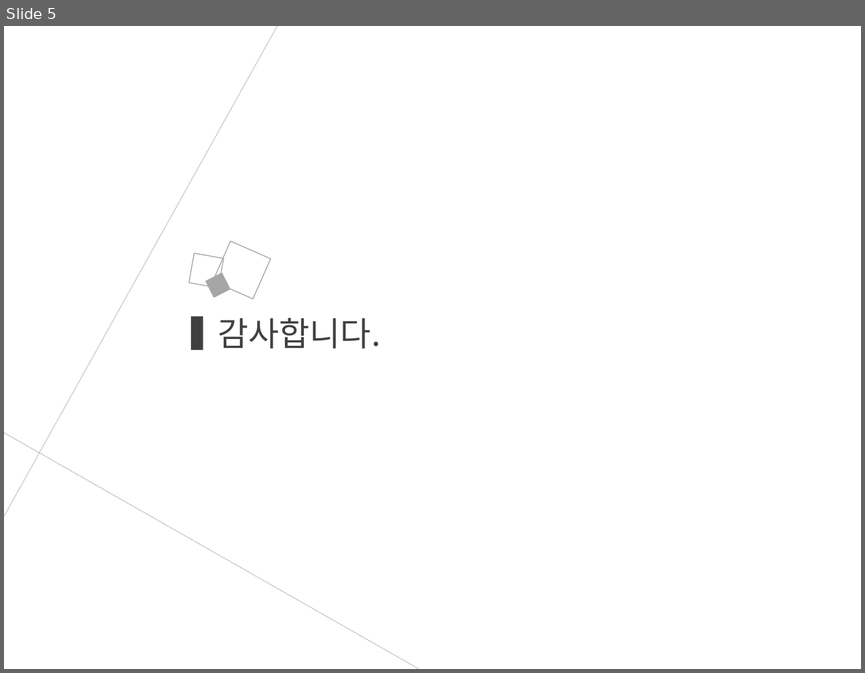
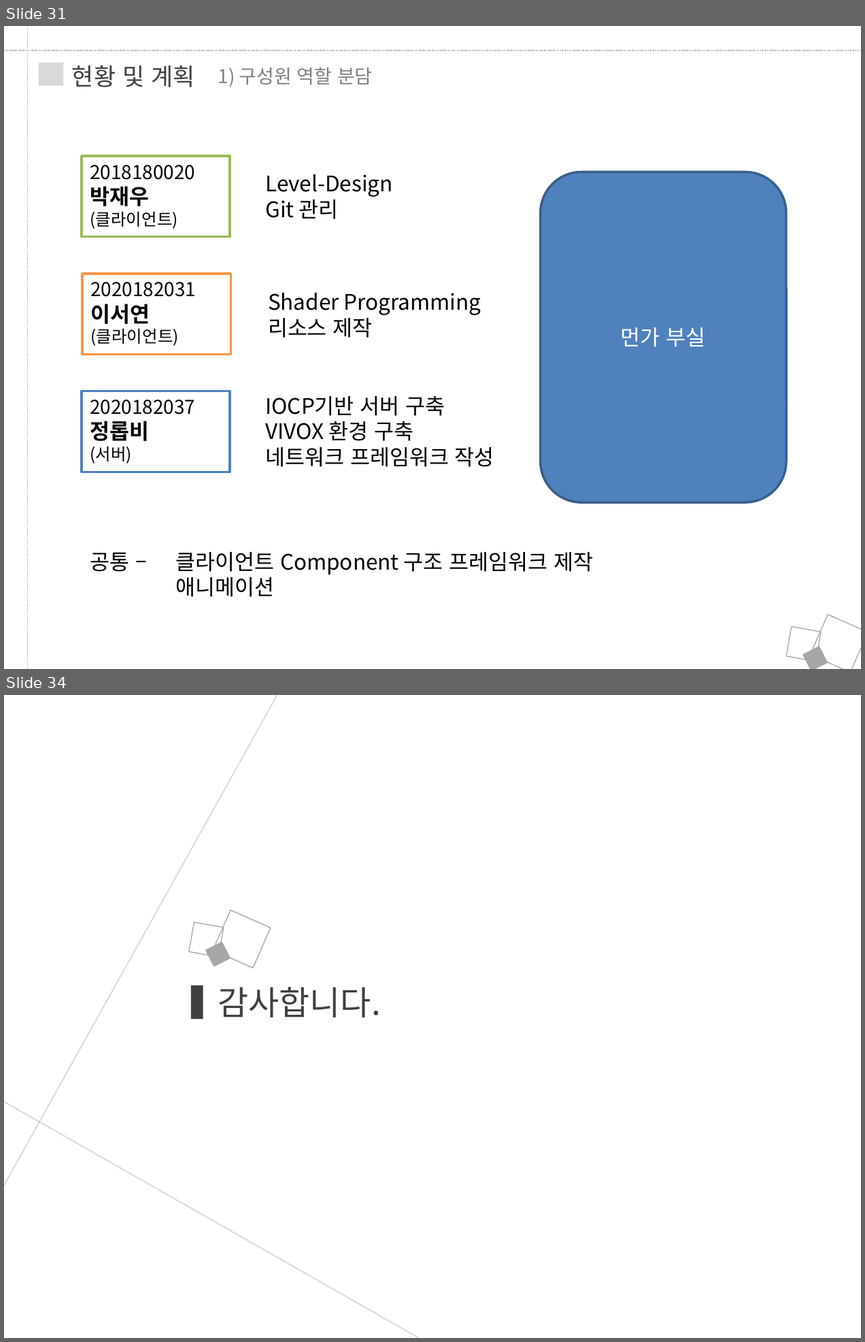
Before and after one commit to JungRobbi/ZolZak, a slide deck: Document/ppt.pptx. Shown one above the other, each under a label of ours: slide 5 before the commit, slides 31 and 34 after it; the slides between them are not shown. The pictures are 865x673 and 865x1342 pixels, drawn with LibreOffice and Linux fonts; fonts in the diff are those of the drawing. Boxes give left, top, right and bottom in pixels: in the first picture for what was removed or moved away, otherwise in the second. Text is boxed around its words. In the diff, an @@ line names an element or a change of style, - is before the commit and + after.

```diff
--- a/Document/ppt.pptx
+++ b/Document/ppt.pptx
@@ slide 31 added at [4,26,861,669], background #FFFFFF @@
@@ line added from (28, 26) to (28, 669), #A6A6A6 0.75 pt dashed @@
@@ line added from (4, 51) to (861, 51), #A6A6A6 0.75 pt dashed @@
@@ rectangle added at [39,63,64,86], fill #D9D9D9 @@
@@ text added at [72,65,194,87], 20 pt, text #404040 @@
+현황 및 계획
@@ text added at [218,67,372,87], 16 pt, text #808080 @@
+1) 구성원 역할 분담
@@ rectangle added at [82,157,230,237], fill #FFFFFF, outline #9BBB59 2 pt, 16 pt, text #000000 @@
+2018180020
+박재우
+(클라이언트)
@@ text added at [265,174,392,219], 18 pt, text #000000 @@
+Level-Design
+Git 관리
@@ rounded rectangle added at [541,172,786,501], fill #4F81BD, outline #3A5F8C 2 pt, 18 pt, text #FFFFFF @@
+먼가 부실
@@ rectangle added at [82,274,230,354], fill #FFFFFF, outline #F79646 2 pt, 16 pt, text #000000 @@
+2020182031
+이서연
+(클라이언트)
@@ text added at [268,293,481,337], 18 pt, text #000000 @@
+Shader Programming
+리소스 제작
@@ rectangle added at [82,391,230,471], fill #FFFFFF, outline #4F81BD 2 pt, 16 pt, text #000000 @@
+2020182037
+정롭비
+(서버)
@@ text added at [265,395,494,467], 18 pt, text #000000 @@
+IOCP기반 서버 구축
+VIVOX 환경 구축
+네트워크 프레임워크 작성
@@ text added at [90,552,593,597], 18 pt, text #000000 @@
+공통 – 클라이언트 Component 구조 프레임워크 제작
+애니메이션
@@ rectangle added at [810,614,861,669], outline #A6A6A6 0.75 pt @@
@@ rectangle added at [787,626,821,660], outline #A6A6A6 0.75 pt @@
@@ rectangle added at [803,645,827,669], fill #A6A6A6, outline #A6A6A6 0.75 pt @@
@@ what was slide 5 is now slide 34 @@
```
Also in this commit, not shown: 3 slides changed, 29 other slides added, 1 slide removed, 1 other file.
